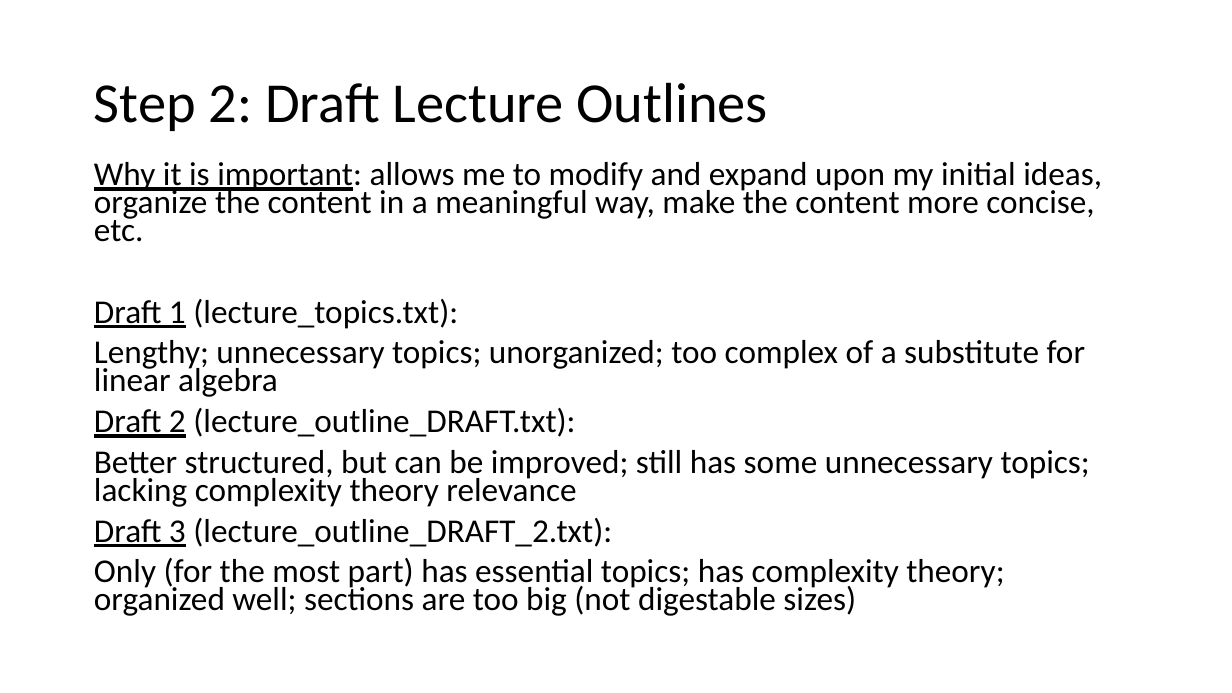
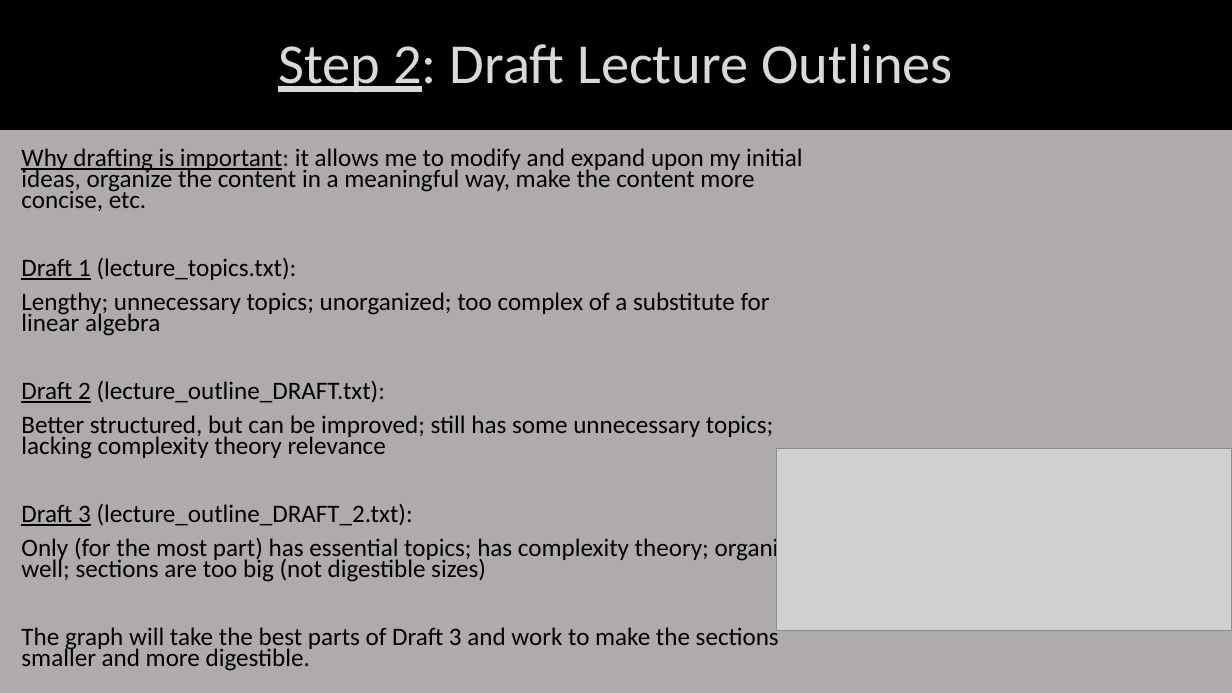
Before and after one commit to NoleStites/STEM-REx, a slide deck: slide 7 of Faculty_Presentation_DRAFT_2.pptx (slide 6 before the commit). Drawn at 1232x693 pixels with LibreOffice and Linux fonts; fonts in the diff are those of the drawing; grey boxes stand for pictures. Boxes give left, top, right and bottom in pixels: in the first picture for what was removed or moved away, otherwise in the second. Text is boxed around its words. In the diff, an @@ line names an element or a change of style, - is before the commit and + after.

```diff
--- a/Faculty_Presentation_DRAFT_2.pptx
+++ b/Faculty_Presentation_DRAFT_2.pptx
@@ background #FFFFFF to #AFABAB @@
@@ rectangle "Step 2: Draft Lecture Outlines": place and size @@
-rectangle "Step 2: Draft Lecture Outlines" at [94,82,768,131]
+rectangle "Step 2: Draft Lecture Outlines" at [0,0,1232,130]
@@ rectangle "Step 2: Draft Lecture Outlines" at [0,0,1232,130]: text colour #000000 to #D9D9D9; underline on in "Step 2:"; alignment left to centre; fill none to #000000 @@
@@ text "Why drafting is important: it ...": place and size @@
-text "Why drafting is important: it ..." at [94,162,1102,616]
+text "Why drafting is important: it ..." at [21,148,814,671]
@@ text at [21,148,802,211]: text changed; size 25.9 to 19.6 pt @@
-Why it is important: allows me to modify and expand upon my initial ideas, organize the content in a meaningful way, make the content more concise, etc.
+Why drafting is important: it allows me to modify and expand upon my initial ideas, organize the content in a meaningful way, make the content more concise, etc.
@@ text at [21,258,773,526]: size 25.9 to 19.6 pt in "Draft 1 (lecture_topics.txt):", "Lengthy; unnecessary topics; unorganized; too complex of ...", "Draft 2 (lecture_outline_DRAFT.txt):", "Better structured, but can be improved; still ..." and 1 more places @@
@@ picture added at [776,449,1232,631] @@
@@ text at [21,538,814,671]: text changed; size 25.9 to 19.6 pt @@
-Only (for the most part) has essential topics; has complexity theory; organized well; sections are too big (not digestable sizes)
+Only (for the most part) has essential topics; has complexity theory; organized well; sections are too big (not digestible sizes)
+The graph will take the best parts of Draft 3 and work to make the sections smaller and more digestible.
```
Also in this commit, not shown: 8 other slides changed, 1 slide added, 5 other files.
